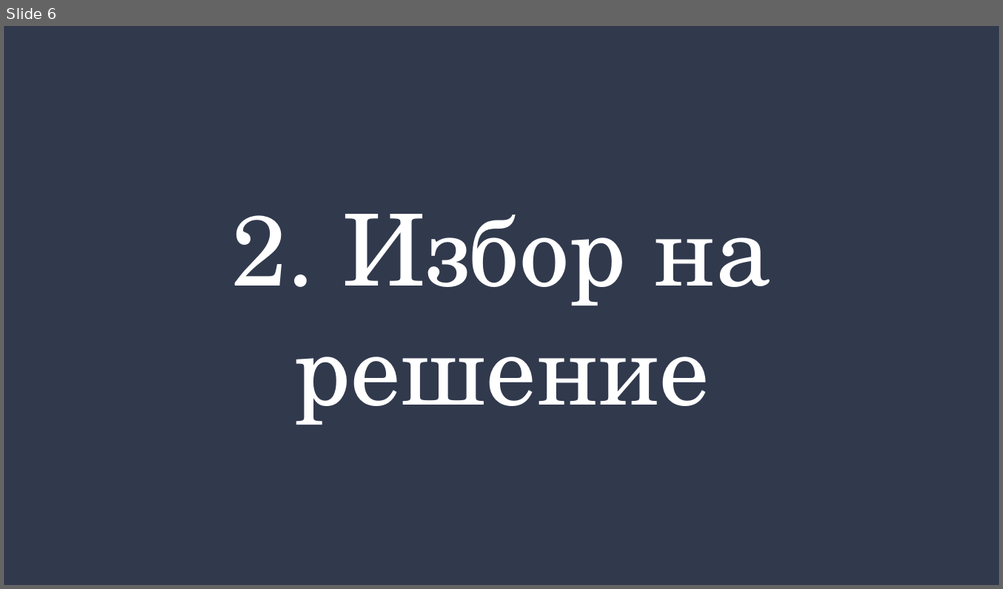
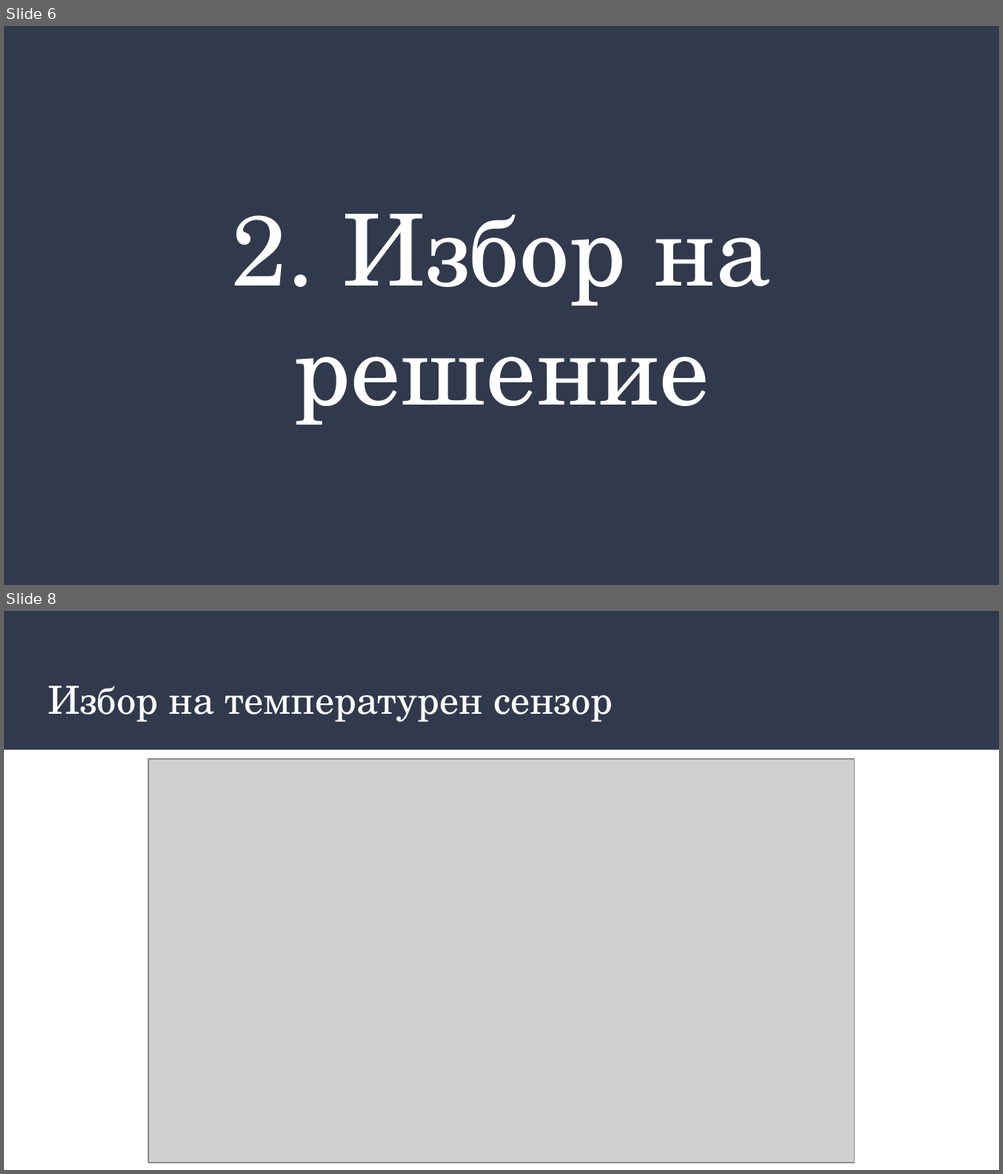
Before and after one commit to IliyanAntov/HighSpeedThermocoupleLogger, a slide deck: Documentation/Presentation/High speed thermocouple logger - short.pptx. Shown one above the other, each under a label of ours: slide 6 before the commit, slides 6 and 8 after it; the slides between them are not shown. The pictures are 1003x589 and 1003x1174 pixels, drawn with LibreOffice and Linux fonts; fonts in the diff are those of the drawing; grey boxes stand for pictures. Boxes give left, top, right and bottom in pixels: in the first picture for what was removed or moved away, otherwise in the second. Text is boxed around its words. In the diff, an @@ line names an element or a change of style, - is before the commit and + after.

```diff
--- a/Documentation/Presentation/High speed thermocouple logger - short.pptx
+++ b/Documentation/Presentation/High speed thermocouple logger - short.pptx
@@ slide 8 added at [4, 611, 999, 1170], background #FFFFFF @@
@@ rectangle added at [4, 611, 999, 750], fill #31394D @@
@@ title added at [48, 686, 612, 722], 28 pt, text #FFFFFF @@
+Избор на температурен сензор
@@ picture added at [148, 759, 854, 1163] @@
```
Also in this commit, not shown: 1 slide changed, 2 slides removed.
